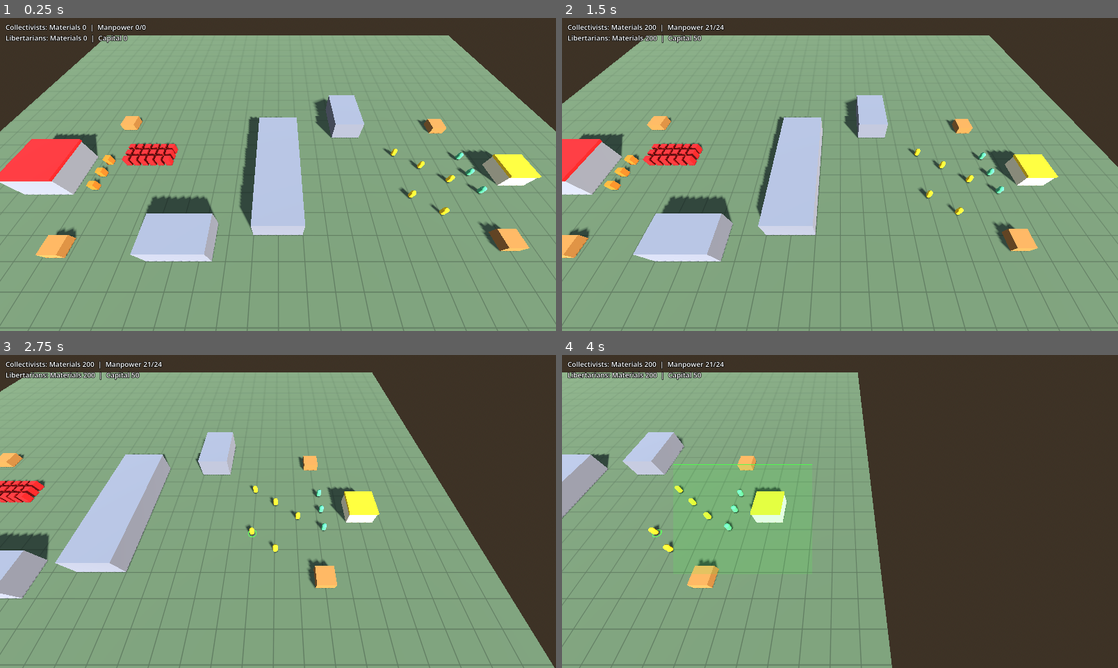
Above: before the commit, frames 1-4 (two rows, left to right).
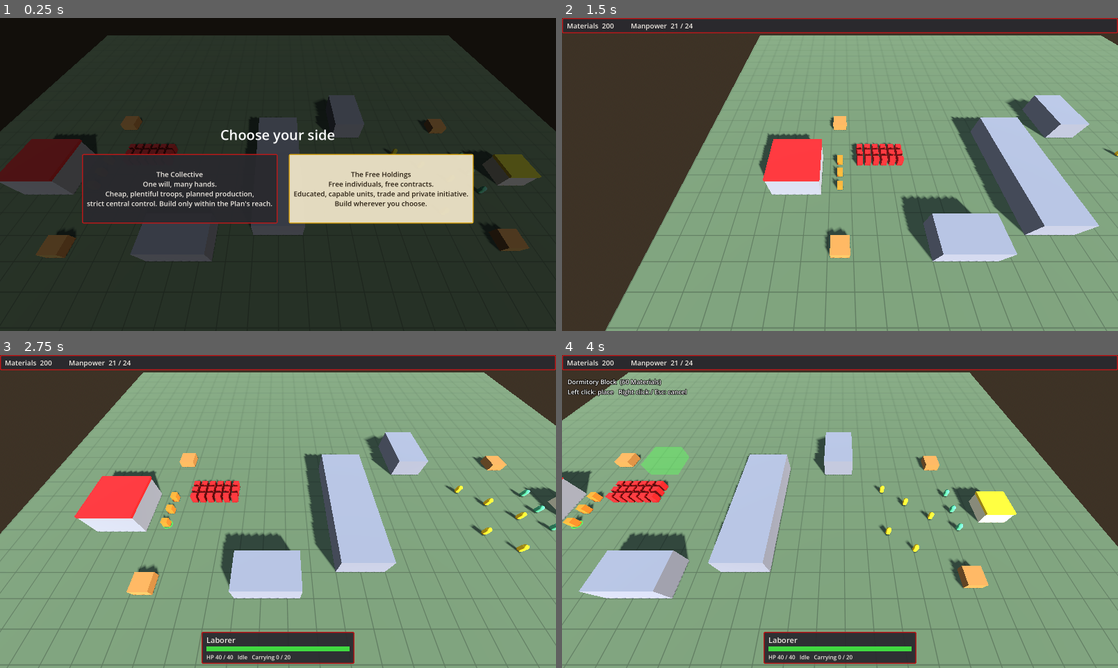
Above: after the commit, the same moments.

Repository: zhqgitc/rtsGameSpike
Game: Godot game, scene res://scenes/main.tscn
Same seed, same stepped clock (60 frames per second), same inputs: the game is played once before the commit and once after it.
Inputs (mouse positions are in pixels of both pictures, inside the frame that each line leads up to):
- Up to frame 1 (0.25 s): no input
- Up to frame 2 (1.5 s): click (739, 190) at 0.5 s, where only the run after the commit has a clickable "The Collective One will, many…"; tap Enter at 1.25 s; move the mouse to (962, 158) at 1.27 s; hold D from 1.28 s (still down); tap 1 at 1.35 s; click (962, 158) at 1.42 s
- Up to frame 3 (2.75 s): release D at 2 s; drag from (166, 527) to (250, 574) at 2.02 s
- Up to frame 4 (4 s): move the mouse to (895, 442) at 2.77 s; hold D 2.78-3.5 s; tap 1 at 2.85 s; drag from (812, 574) to (673, 464) at 3.52 s

The runs differ from the first frame. In frame 1, 100% of the frame differs, in the area x 0-100%, y 0-100%; in frame 2, 45%; in frame 3, 43%; in frame 4, 51%.

Commit message:
M5a: faction choice, ownership rules, resource bar and selection panel
Start screen pauses the game until the player picks a faction. Selection (click, box, buildings) is restricted to the player's faction while right-click attacks still target enemies. Faction-styled HUD with a resource bar (Materials plus Manpower or Capital) and a selection panel (single unit with health bar, group counts, building status). Camera focuses the chosen HQ. Replaces the temporary resource label.

Co-Authored-By: Claude Sonnet 5.5 <noreply@anthropic.com>

Diff:
--- a/scenes/main.tscn
+++ b/scenes/main.tscn
@@ -1,13 +1,15 @@
-[gd_scene load_steps=12 format=3]
+[gd_scene load_steps=14 format=3]
 
 [ext_resource type="Script" path="res://scripts/main.gd" id="1"]
 [ext_resource type="Script" path="res://scripts/world/terrain.gd" id="2"]
 [ext_resource type="Script" path="res://scripts/ui/rts_camera.gd" id="3"]
 [ext_resource type="Script" path="res://scripts/ui/selection_controller.gd" id="4"]
 [ext_resource type="Script" path="res://scripts/sim/economy.gd" id="5"]
-[ext_resource type="Script" path="res://scripts/ui/resource_label.gd" id="6"]
 [ext_resource type="Script" path="res://scripts/ui/build_placer.gd" id="7"]
 [ext_resource type="Script" path="res://scripts/ui/production_controls.gd" id="8"]
+[ext_resource type="Script" path="res://scripts/sim/session.gd" id="9"]
+[ext_resource type="Script" path="res://scripts/ui/hud/hud.gd" id="10"]
+[ext_resource type="Script" path="res://scripts/ui/hud/faction_picker.gd" id="11"]
 
 [sub_resource type="ProceduralSkyMaterial" id="sky_mat"]
 
@@ -22,6 +24,9 @@
 
 [node name="Main" type="Node3D"]
 script = ExtResource("1")
+
+[node name="Session" type="Node" parent="."]
+script = ExtResource("9")
 
 [node name="WorldEnvironment" type="WorldEnvironment" parent="."]
 environment = SubResource("env")
@@ -51,12 +56,11 @@
 
 [node name="Units" type="Node3D" parent="."]
 
-[node name="HUDLayer" type="CanvasLayer" parent="."]
+[node name="Hud" type="CanvasLayer" parent="."]
+script = ExtResource("10")
 
-[node name="ResourceLabel" type="Label" parent="HUDLayer"]
-offset_left = 16.0
-offset_top = 12.0
-script = ExtResource("6")
+[node name="FactionPicker" type="CanvasLayer" parent="."]
+script = ExtResource("11")
 
 [node name="RTSCamera" type="Node3D" parent="."]
 script = ExtResource("3")
--- a/scripts/main.gd
+++ b/scripts/main.gd
@@ -24,6 +24,7 @@
 	economy.add(&"libertarians", &"materials", STARTING_MATERIALS)
 	economy.add(&"libertarians", &"capital", LIBERTARIAN_STARTING_CAPITAL)
 	_buildings.child_entered_tree.connect(_on_building_added)
+	($Session as Session).faction_chosen.connect(_on_faction_chosen)
 	_setup_collectivists()
 	_setup_libertarians()
 	# Buildings and deposits are new obstacles: bake them into the navmesh.
@@ -63,6 +64,15 @@
 	bar.attach(unit)
 
 
+## Start the view on the chosen faction's HQ.
+func _on_faction_chosen(faction: StringName) -> void:
+	for node in _buildings.get_children():
+		var building := node as Building
+		if building != null and building.def.is_hq and building.def.faction == faction:
+			($RTSCamera as RTSCamera).focus_on(building.global_position)
+			return
+
+
 func _on_building_added(node: Node) -> void:
 	var building := node as Building
 	if building != null:
--- /dev/null
+++ b/scripts/sim/session.gd
@@ -0,0 +1,27 @@
+class_name Session
+extends Node
+## Who the human player is. Everything that is "yours" (selection, HUD,
+## commands) keys off player_faction; the other faction is the opponent.
+
+signal faction_chosen(faction: StringName)
+
+const GROUP := &"session"
+
+var player_faction: StringName = &""
+
+
+func _ready() -> void:
+	add_to_group(GROUP)
+
+
+static func find(tree: SceneTree) -> Session:
+	return tree.get_first_node_in_group(GROUP) as Session
+
+
+func choose(faction: StringName) -> void:
+	player_faction = faction
+	faction_chosen.emit(faction)
+
+
+func is_player(faction: StringName) -> bool:
+	return faction == player_faction
--- a/scripts/ui/build_placer.gd
+++ b/scripts/ui/build_placer.gd
@@ -28,7 +28,7 @@
 func _ready() -> void:
 	var layer := CanvasLayer.new()
 	_label = Label.new()
-	_label.position = Vector2(16, 90)
+	_label.position = Vector2(16, 64)
 	_label.add_theme_font_size_override("font_size", 18)
 	_label.add_theme_color_override("font_outline_color", Color.BLACK)
 	_label.add_theme_constant_override("outline_size", 6)
--- /dev/null
+++ b/scripts/ui/hud/faction_picker.gd
@@ -0,0 +1,80 @@
+class_name FactionPicker
+extends CanvasLayer
+## Start screen: choose which faction to play. The game is paused until a
+## choice is made.
+
+const CHOICES := [
+	{
+		"id": &"collectivists",
+		"title": "The Collective",
+		"blurb": "One will, many hands.\nCheap, plentiful troops, planned production,\nstrict central control. Build only within the Plan's reach.",
+	},
+	{
+		"id": &"libertarians",
+		"title": "The Free Holdings",
+		"blurb": "Free individuals, free contracts.\nEducated, capable units, trade and private initiative.\nBuild wherever you choose.",
+	},
+]
+
+
+func _ready() -> void:
+	process_mode = Node.PROCESS_MODE_ALWAYS
+	layer = 10
+	get_tree().paused = true
+	_build()
+
+
+func _build() -> void:
+	var dim := ColorRect.new()
+	dim.color = Color(0.0, 0.0, 0.0, 0.7)
+	dim.set_anchors_preset(Control.PRESET_FULL_RECT)
+	add_child(dim)
+
+	var center := CenterContainer.new()
+	center.set_anchors_preset(Control.PRESET_FULL_RECT)
+	add_child(center)
+
+	var column := VBoxContainer.new()
+	column.add_theme_constant_override("separation", 28)
+	center.add_child(column)
+
+	var heading := Label.new()
+	heading.text = "Choose your side"
+	heading.horizontal_alignment = HORIZONTAL_ALIGNMENT_CENTER
+	heading.add_theme_font_size_override("font_size", 40)
+	column.add_child(heading)
+
+	var row := HBoxContainer.new()
+	row.add_theme_constant_override("separation", 32)
+	column.add_child(row)
+	for choice in CHOICES:
+		row.add_child(_make_button(choice))
+
+
+func _make_button(choice: Dictionary) -> Button:
+	var faction: StringName = choice["id"]
+	var colors := HudStyle.palette(faction)
+	var button := Button.new()
+	button.custom_minimum_size = Vector2(420, 200)
+	button.text = "%s\n\n%s" % [choice["title"], choice["blurb"]]
+	button.add_theme_font_size_override("font_size", 20)
+	button.add_theme_color_override("font_color", colors["text"])
+	button.add_theme_color_override("font_hover_color", colors["text"])
+	button.add_theme_color_override("font_pressed_color", colors["text"])
+	for state in ["normal", "hover", "pressed"]:
+		var box := HudStyle.panel_box(faction)
+		if state == "hover":
+			box.bg_color = box.bg_color.lightened(0.12)
+		elif state == "pressed":
+			box.bg_color = box.bg_color.darkened(0.1)
+		button.add_theme_stylebox_override(state, box)
+	button.pressed.connect(_on_chosen.bind(faction))
+	return button
+
+
+func _on_chosen(faction: StringName) -> void:
+	var session := Session.find(get_tree())
+	if session != null:
+		session.choose(faction)
+	get_tree().paused = false
+	queue_free()
--- /dev/null
+++ b/scripts/ui/hud/hud.gd
@@ -0,0 +1,174 @@
+class_name Hud
+extends CanvasLayer
+## The player's heads-up display, styled for their faction: resource bar along
+## the top and a selection panel at the bottom centre. Hidden until a faction
+## is chosen.
+
+const REFRESH_INTERVAL := 0.2
+
+var _faction: StringName = &""
+var _materials: Label
+var _second: Label
+var _selection_panel: PanelContainer
+var _title: Label
+var _hp_bar: ProgressBar
+var _detail: Label
+var _since_refresh: float = 0.0
+
+@onready var _session: Session = get_node("../Session")
+@onready var _selection: SelectionController = get_node("../SelectionController")
+@onready var _economy: Economy = get_node("../Economy")
+
+
+func _ready() -> void:
+	layer = 1
+	visible = false
+	_session.faction_chosen.connect(_on_faction_chosen)
+
+
+func _process(delta: float) -> void:
+	if not visible:
+		return
+	_since_refresh += delta
+	if _since_refresh >= REFRESH_INTERVAL:
+		_since_refresh = 0.0
+		_refresh_resources()
+		_refresh_selection()
+
+
+func _on_faction_chosen(faction: StringName) -> void:
+	_faction = faction
+	_build_resource_bar()
+	_build_selection_panel()
+	visible = true
+	_refresh_resources()
+	_refresh_selection()
+
+
+# --- Construction -----------------------------------------------------------
+
+func _build_resource_bar() -> void:
+	var bar := PanelContainer.new()
+	bar.set_anchors_preset(Control.PRESET_TOP_WIDE)
+	bar.add_theme_stylebox_override("panel", HudStyle.panel_box(_faction))
+	var row := HBoxContainer.new()
+	row.add_theme_constant_override("separation", 48)
+	bar.add_child(row)
+	_materials = Label.new()
+	_second = Label.new()
+	for label in [_materials, _second]:
+		HudStyle.style_label(label, _faction, 20)
+		row.add_child(label)
+	add_child(bar)
+
+
+func _build_selection_panel() -> void:
+	_selection_panel = PanelContainer.new()
+	_selection_panel.add_theme_stylebox_override("panel", HudStyle.panel_box(_faction))
+	_selection_panel.custom_minimum_size = Vector2(440, 0)
+	_selection_panel.set_anchors_preset(Control.PRESET_CENTER_BOTTOM)
+	_selection_panel.grow_horizontal = Control.GROW_DIRECTION_BOTH
+	_selection_panel.grow_vertical = Control.GROW_DIRECTION_BEGIN
+	_selection_panel.offset_bottom = -12.0
+
+	var column := VBoxContainer.new()
+	column.add_theme_constant_override("separation", 4)
+	_selection_panel.add_child(column)
+
+	_title = Label.new()
+	HudStyle.style_label(_title, _faction, 22)
+	column.add_child(_title)
+
+	_hp_bar = ProgressBar.new()
+	_hp_bar.show_percentage = false
+	_hp_bar.custom_minimum_size = Vector2(0, 14)
+	var fill := StyleBoxFlat.new()
+	fill.bg_color = Color(0.25, 0.85, 0.25)
+	var back := StyleBoxFlat.new()
+	back.bg_color = Color(0.0, 0.0, 0.0, 0.45)
+	_hp_bar.add_theme_stylebox_override("fill", fill)
+	_hp_bar.add_theme_stylebox_override("background", back)
+	column.add_child(_hp_bar)
+
+	_detail = Label.new()
+	HudStyle.style_label(_detail, _faction, 16)
+	column.add_child(_detail)
+
+	_selection_panel.visible = false
+	add_child(_selection_panel)
+
+
+# --- Refresh ----------------------------------------------------------------
+
+func _refresh_resources() -> void:
+	_materials.text = "Materials  %d" % _economy.amount(_faction, &"materials")
+	if _faction == &"collectivists":
+		_second.text = "Manpower  %d / %d" % [_economy.pop_used(_faction), _economy.pop_cap(_faction)]
+	else:
+		_second.text = "Capital  %d" % _economy.amount(_faction, &"capital")
+
+
+func _refresh_selection() -> void:
+	var building := _selection.selected_building
+	if is_instance_valid(building):
+		_show_building(building)
+		return
+	var units: Array[Unit] = []
+	for unit in _selection.selected:
+		if is_instance_valid(unit) and not unit.is_dead():
+			units.append(unit)
+	if units.size() == 1:
+		_show_unit(units[0])
+	elif units.size() > 1:
+		_show_group(units)
+	else:
+		_selection_panel.visible = false
+
+
+func _show_building(building: Building) -> void:
+	_selection_panel.visible = true
+	_title.text = building.def.display_name
+	_hp_bar.visible = false
+	if not building.complete:
+		_detail.text = "Under construction: %d%%" % roundi(building.progress_fraction() * 100.0)
+	elif building.def.trains.is_empty():
+		_detail.text = ""
+	else:
+		_detail.text = "Queue %d / %d" % [building.queue.size(), building.def.queue_slots]
+
+
+func _show_unit(unit: Unit) -> void:
+	_selection_panel.visible = true
+	_title.text = unit.def.display_name
+	_hp_bar.visible = true
+	_hp_bar.max_value = unit.def.max_health
+	_hp_bar.value = unit.health
+	var detail := "HP %d / %d   %s" % [unit.health, unit.def.max_health, _state_name(unit.state)]
+	if unit.def.can_harvest():
+		detail += "   Carrying %d / %d" % [unit.carried(), unit.def.carry_capacity]
+	_detail.text = detail
+
+
+func _show_group(units: Array[Unit]) -> void:
+	_selection_panel.visible = true
+	_title.text = "%d units selected" % units.size()
+	_hp_bar.visible = false
+	var counts := {}
+	for unit in units:
+		counts[unit.def.display_name] = counts.get(unit.def.display_name, 0) + 1
+	var parts: Array[String] = []
+	for unit_name in counts:
+		parts.append("%s x%d" % [unit_name, counts[unit_name]])
+	_detail.text = "   ".join(parts)
+
+
+func _state_name(state: Unit.State) -> String:
+	match state:
+		Unit.State.MOVING:
+			return "Moving"
+		Unit.State.ATTACKING:
+			return "Attacking"
+		Unit.State.RETREATING:
+			return "Retreating"
+		_:
+			return "Idle"
--- /dev/null
+++ b/scripts/ui/hud/hud_style.gd
@@ -0,0 +1,42 @@
+class_name HudStyle
+extends RefCounted
+## Faction look for HUD panels: red-and-concrete for the Collectivists,
+## warm cream and gold for the Libertarians.
+
+const PALETTES := {
+	&"collectivists": {
+		"background": Color(0.16, 0.16, 0.18, 0.94),
+		"border": Color(0.72, 0.1, 0.1),
+		"text": Color(0.93, 0.91, 0.88),
+		"accent": Color(0.85, 0.2, 0.15),
+	},
+	&"libertarians": {
+		"background": Color(0.93, 0.89, 0.78, 0.95),
+		"border": Color(0.85, 0.65, 0.1),
+		"text": Color(0.16, 0.12, 0.07),
+		"accent": Color(0.75, 0.5, 0.05),
+	},
+}
+
+
+static func palette(faction: StringName) -> Dictionary:
+	return PALETTES.get(faction, PALETTES[&"collectivists"])
+
+
+static func panel_box(faction: StringName) -> StyleBoxFlat:
+	var colors := palette(faction)
+	var box := StyleBoxFlat.new()
+	box.bg_color = colors["background"]
+	box.border_color = colors["border"]
+	box.set_border_width_all(3)
+	box.set_corner_radius_all(4)
+	box.content_margin_left = 14
+	box.content_margin_right = 14
+	box.content_margin_top = 8
+	box.content_margin_bottom = 8
+	return box
+
+
+static func style_label(label: Label, faction: StringName, font_size: int = 18) -> void:
+	label.add_theme_color_override("font_color", palette(faction)["text"])
+	label.add_theme_font_size_override("font_size", font_size)
--- a/scripts/ui/resource_label.gd
+++ /dev/null
@@ -1,34 +0,0 @@
-class_name ResourceLabel
-extends Label
-## Temporary readout of each faction's stockpile, until the real HUD (M5).
-
-const REFRESH_INTERVAL := 0.4
-
-var _economy: Economy
-var _since_refresh: float = 0.0
-
-
-func _ready() -> void:
-	add_theme_font_size_override("font_size", 20)
-	add_theme_color_override("font_outline_color", Color.BLACK)
-	add_theme_constant_override("outline_size", 6)
-	_economy = get_tree().get_first_node_in_group(Economy.GROUP) as Economy
-	_refresh()
-
-
-func _process(delta: float) -> void:
-	_since_refresh += delta
-	if _since_refresh >= REFRESH_INTERVAL:
-		_since_refresh = 0.0
-		_refresh()
-
-
-func _refresh() -> void:
-	if _economy == null:
-		return
-	var c := &"collectivists"
-	var l := &"libertarians"
-	text = "Collectivists: Materials %d  |  Manpower %d/%d\nLibertarians: Materials %d  |  Capital %d" % [
-		_economy.amount(c, &"materials"), _economy.pop_used(c), _economy.pop_cap(c),
-		_economy.amount(l, &"materials"), _economy.amount(l, &"capital"),
-	]
--- a/scripts/ui/rts_camera.gd
+++ b/scripts/ui/rts_camera.gd
@@ -26,6 +26,12 @@
 		var step := pan_speed * _zoom * delta
 		position.x = clampf(position.x + dir.x * step, -bounds.x, bounds.x)
 		position.z = clampf(position.z + dir.y * step, -bounds.y, bounds.y)
+
+
+## Jump the view to centre on a ground point.
+func focus_on(point: Vector3) -> void:
+	position.x = clampf(point.x, -bounds.x, bounds.x)
+	position.z = clampf(point.z, -bounds.y, bounds.y)
 
 
 func _unhandled_input(event: InputEvent) -> void:
--- a/scripts/ui/selection_controller.gd
+++ b/scripts/ui/selection_controller.gd
@@ -15,9 +15,11 @@
 var _pressing := false
 var _dragging := false
 var _overlay: SelectionBoxOverlay
+var _session: Session
 
 
 func _ready() -> void:
+	_session = Session.find(get_tree())
 	var layer := CanvasLayer.new()
 	_overlay = SelectionBoxOverlay.new()
 	layer.add_child(_overlay)
@@ -51,14 +53,22 @@
 	return Rect2(_press_pos, Vector2.ZERO).expand(current)
 
 
+## Only the player's own units and buildings can be selected.
+func _is_mine(faction: StringName) -> bool:
+	return _session == null or _session.player_faction == &"" or _session.is_player(faction)
+
+
 ## The unit under a screen point (nearest to the camera if several overlap).
-func _unit_at_point(point: Vector2) -> Unit:
+## Enemy units are only considered when `include_enemies` is set (attack targets).
+func _unit_at_point(point: Vector2, include_enemies: bool = false) -> Unit:
 	var cam := get_viewport().get_camera_3d()
 	var best: Unit = null
 	var best_dist := INF
 	for node in get_tree().get_nodes_in_group(Unit.GROUP):
 		var unit := node as Unit
 		if unit == null or cam.is_position_behind(unit.global_position):
+			continue
+		if not include_enemies and not _is_mine(unit.def.faction):
 			continue
 		if _screen_rect(cam, unit).has_point(point):
 			var dist := cam.global_position.distance_squared_to(unit.global_position)
@@ -92,7 +102,7 @@
 	var best_dist := INF
 	for node in get_tree().get_nodes_in_group(Building.GROUP):
 		var building := node as Building
-		if building == null:
+		if building == null or not _is_mine(building.def.faction):
 			continue
 		var dist := building.ray_distance(origin, direction)
 		if dist >= 0.0 and dist < best_dist:
@@ -114,7 +124,7 @@
 	var picked: Array[Unit] = []
 	for node in get_tree().get_nodes_in_group(Unit.GROUP):
 		var unit := node as Unit
-		if unit == null or cam.is_position_behind(unit.global_position):
+		if unit == null or not _is_mine(unit.def.faction) or cam.is_position_behind(unit.global_position):
 			continue
 		if rect.intersects(_screen_rect(cam, unit)):
 			picked.append(unit)
@@ -140,7 +150,7 @@
 	if selected.is_empty():
 		return
 	# Right-click on an enemy attacks it; anywhere else moves.
-	var clicked := _unit_at_point(screen_pos)
+	var clicked := _unit_at_point(screen_pos, true)
 	if clicked != null and _selection_has_enemy_of(clicked):
 		Orders.attack_group(selected, clicked)
 		return
Not shown, added: scripts/sim/session.gd.uid
Not shown, added: scripts/ui/hud/faction_picker.gd.uid
Not shown, added: scripts/ui/hud/hud.gd.uid
Not shown, added: scripts/ui/hud/hud_style.gd.uid
Not shown, removed: scripts/ui/resource_label.gd.uid
Not shown, changed: PLAN.md
